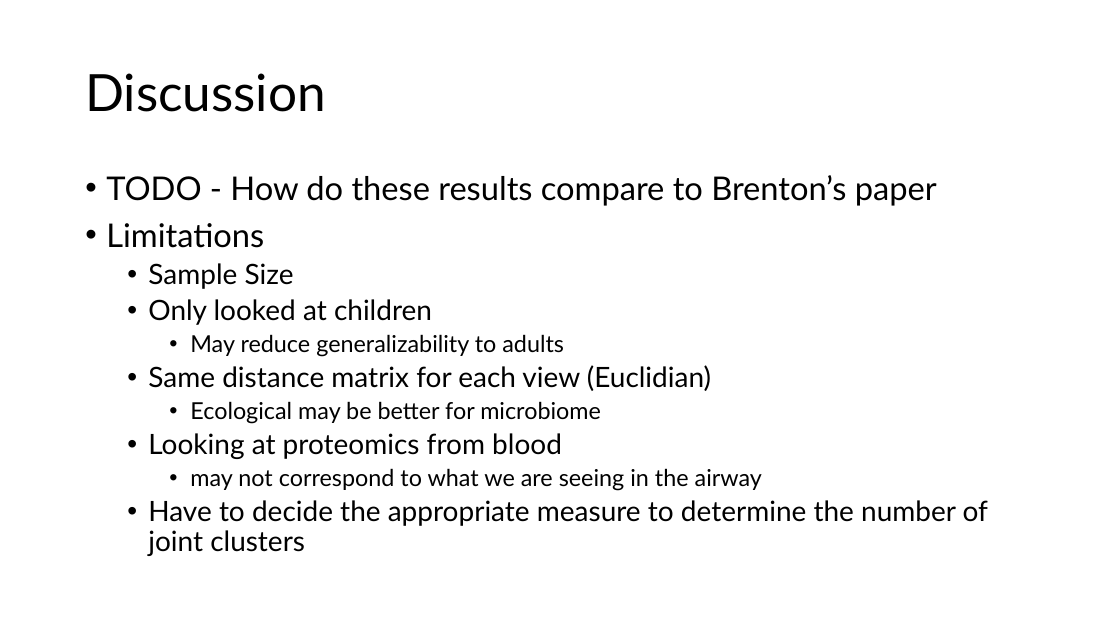
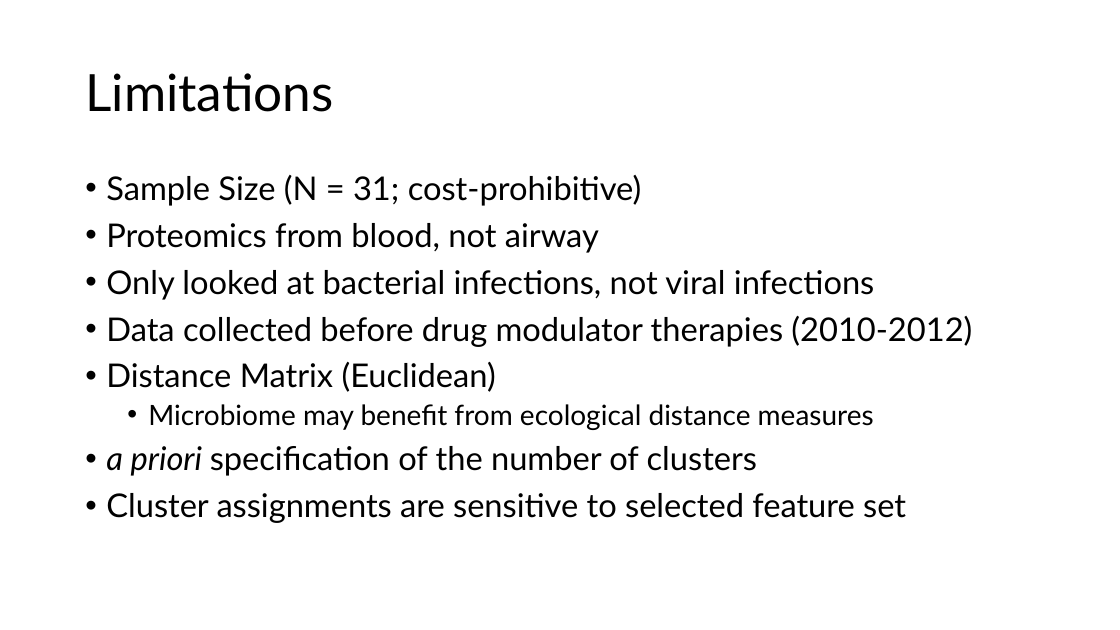
Before and after one commit to eweible/CF_Multi-omic_Clustering, a slide deck: slide 27 of Dissemination/Weible_Defense.pptx (slide 20 before the commit). Drawn at 1120x630 pixels with LibreOffice and Linux fonts; fonts in the diff are those of the drawing. Boxes give left, top, right and bottom in pixels: in the first picture for what was removed or moved away, otherwise in the second. Text is boxed around its words. In the diff, an @@ line names an element or a change of style, - is before the commit and + after.

```diff
--- a/Dissemination/Weible_Defense.pptx
+++ b/Dissemination/Weible_Defense.pptx
@@ title at [85, 73, 333, 112]: text changed @@
-Discussion
+Limitations
@@ text at [106, 175, 972, 523]: text changed; size 24 to 28 pt @@
-• TODO - How do these results compare to Brenton’s paper
-• Limitations
-  • Sample Size
-  • Only looked at children
-    • May reduce generalizability to adults
-  • Same distance matrix for each view (Euclidian)
-    • Ecological may be better for microbiome
-  • Looking at proteomics from blood
-    • may not correspond to what we are seeing in the airway
-  • Have to decide the appropriate measure to determine the number of joint clusters
+• Sample Size (N = 31; cost-prohibitive)
+• Proteomics from blood, not airway
+• Only looked at bacterial infections, not viral infections
+• Data collected before drug modulator therapies (2010-2012)
+• Distance Matrix (Euclidean)
+  • Microbiome may benefit from ecological distance measures
+• a priori specification of the number of clusters
+• Cluster assignments are sensitive to selected feature set
```
Also in this commit, not shown: 17 other slides changed, 17 slides added, 3 slides removed, 6 other files.
